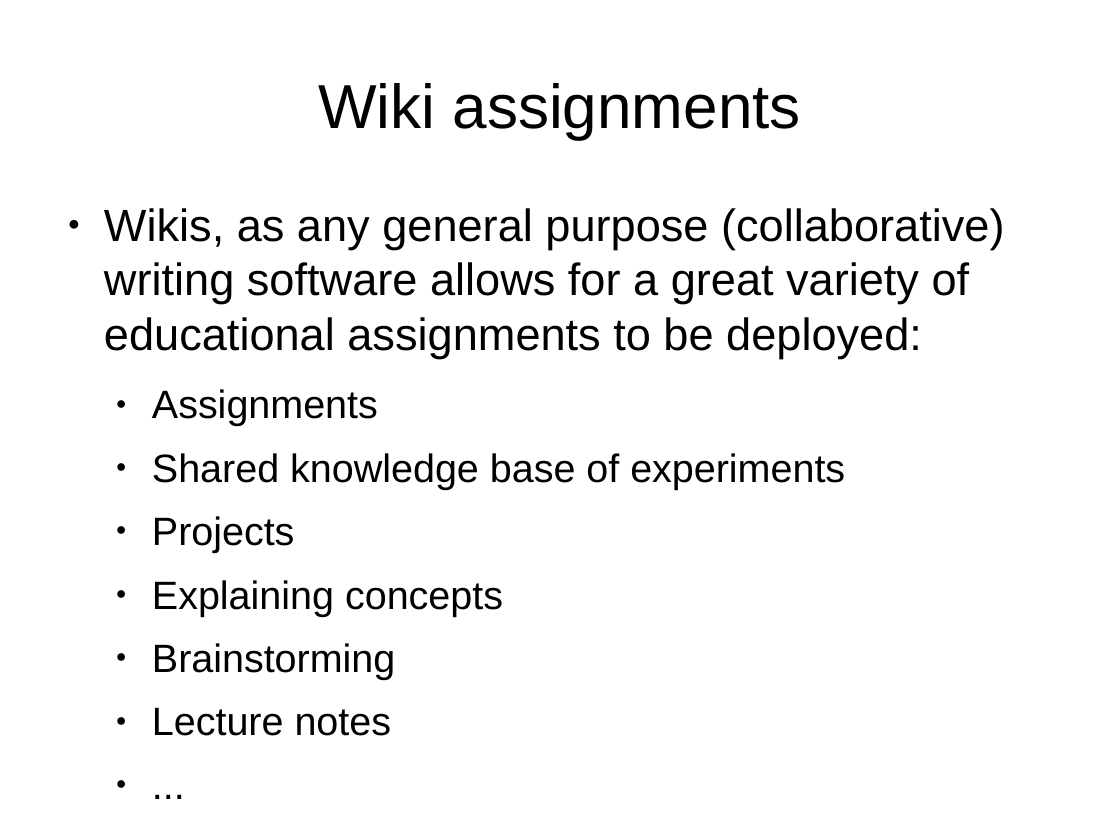
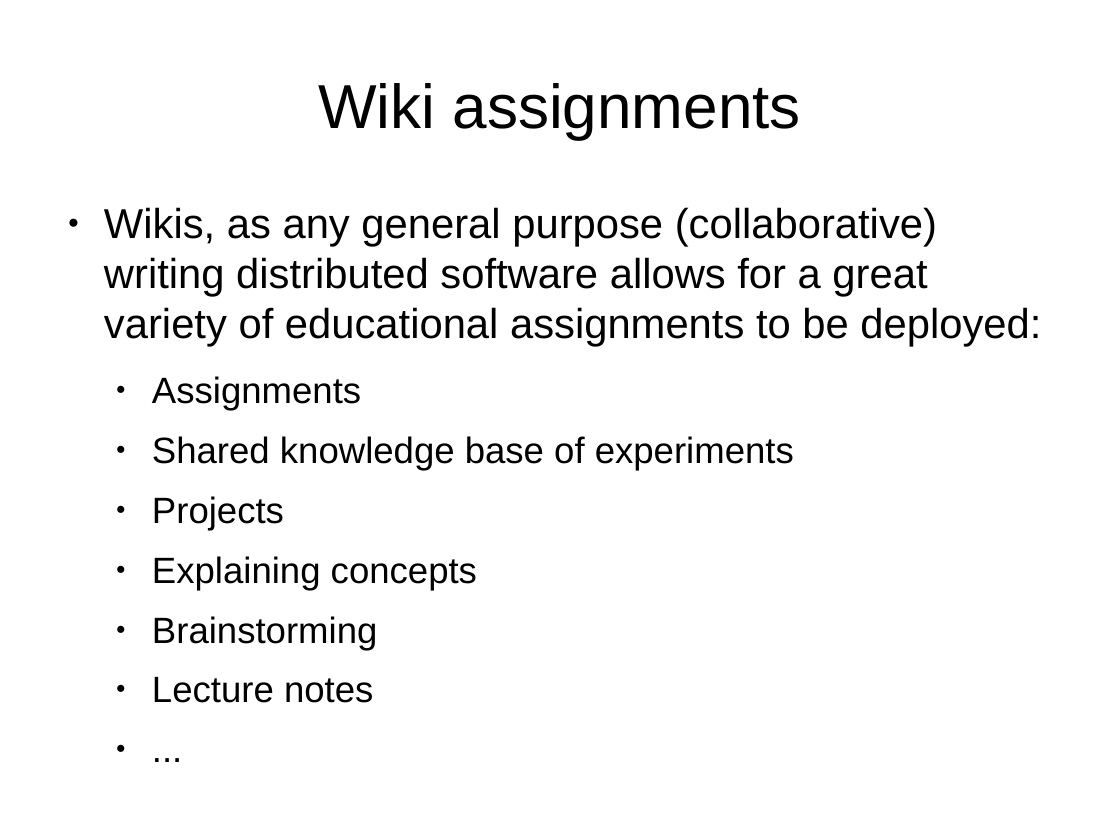
Before and after one commit to DrPantera/wikis4education, a slide deck: slide 8 of brunel-2014/wiki-assessment.odp (slide 7 before the commit). Drawn at 1120x840 pixels with LibreOffice and Linux fonts; fonts in the diff are those of the drawing. Boxes give left, top, right and bottom in pixels: in the first picture for what was removed or moved away, otherwise in the second. Text is boxed around its words. In the diff, an @@ line names an element or a change of style, - is before the commit and + after.

```diff
--- a/brunel-2014/wiki-assessment.odp
+++ b/brunel-2014/wiki-assessment.odp
@@ text at bbox=[104, 207, 1041, 347]: text changed; size 32 to 29.6 pt @@
-● Wikis, as any general purpose (collaborative) writing software allows for a great variety of educational assignments to be deployed:
+● Wikis, as any general purpose (collaborative) writing distributed software allows for a great variety of educational assignments to be deployed:
@@ text at bbox=[152, 376, 794, 703]: size 28 to 25.9 pt in "Assignments", "Shared knowledge base of experiments", "Projects", "Explaining concepts" and 3 more places @@
```
Also in this commit, not shown: 6 other slides changed, 4 slides added.
